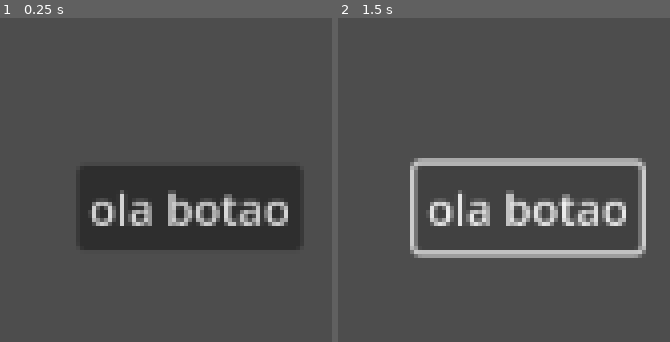
Above: before the commit, frames 1-2 (left to right).
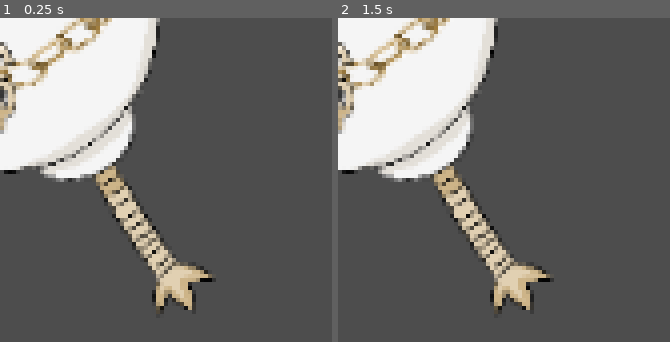
Above: after the commit, the same moments.

Repository: biarog/SwagChickenSkate
Game: Godot game, scene res://main.tscn
Same seed, same stepped clock (60 frames per second), same inputs: the game is played once before the commit and once after it.
Inputs (mouse positions are in pixels of both pictures, inside the frame that each line leads up to):
- Up to frame 1 (0.25 s): no input
- Up to frame 2 (1.5 s): click (527, 209) at 0.5 s, where only the run before the commit has a clickable "ola botao"; click (527, 209) at 1.25 s, where only the run before the commit has a clickable "ola botao"

The runs differ from the first frame. In frame 1, 38% of the frame differs, in the area x 0-91%, y 0-92%; in frame 2, 31%.

Commit message:
Update main.tscn

Diff:
--- a/main.tscn
+++ b/main.tscn
@@ -1,8 +1,10 @@
-[gd_scene load_steps=2 format=3 uid="uid://cb7p7kpao8c6e"]
+[gd_scene load_steps=3 format=3 uid="uid://cb7p7kpao8c6e"]
+
+[ext_resource type="Texture2D" uid="uid://7w1j0h653a01" path="res://Arts/SWAG CHICKEN EGG WOW.png" id="1_1a8cc"]
 
 [sub_resource type="CapsuleShape2D" id="CapsuleShape2D_tl0oe"]
-radius = 17.0
-height = 44.0
+radius = 102.0
+height = 286.0
 
 [node name="Main" type="Node"]
 
@@ -12,6 +14,7 @@
 shape = SubResource("CapsuleShape2D_tl0oe")
 
 [node name="Button" type="Button" parent="."]
+visible = false
 offset_left = 28.0
 offset_top = 53.0
 offset_right = 36.0
@@ -19,3 +22,8 @@
 text = "ola botao"
 
 [node name="Ray teste" type="Node2D" parent="."]
+
+[node name="SwagChickenEggWow" type="Sprite2D" parent="."]
+position = Vector2(-5, 18)
+scale = Vector2(0.137891, 0.13431)
+texture = ExtResource("1_1a8cc")
